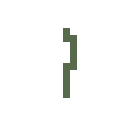
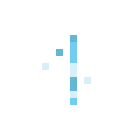
Comparing the layer stacks of the two 140x140 images. Changes:
hid "Layer 19" over [63, 28, 77, 98]
added layer "Layer 7 copy 3" in group "water" over [42, 35, 91, 105]
